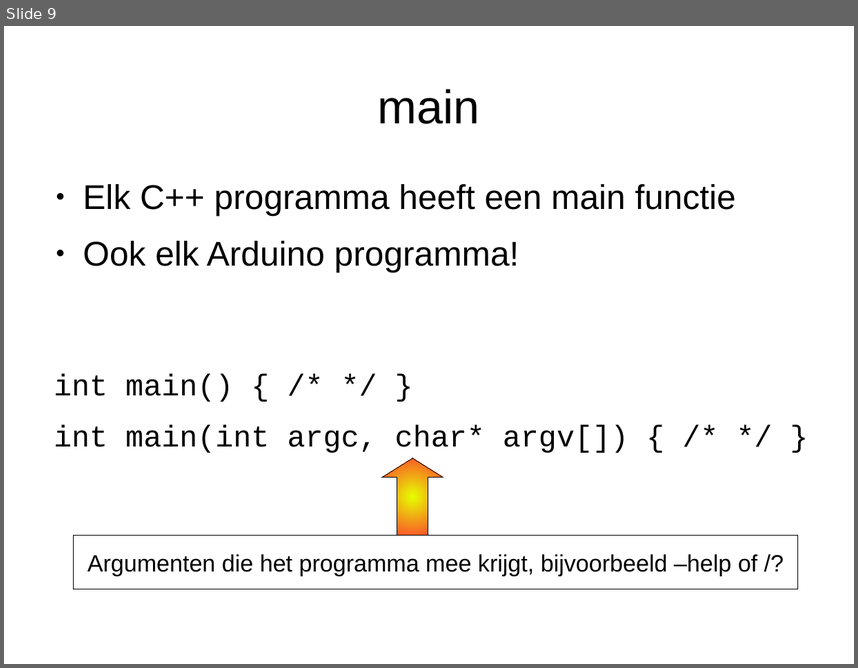
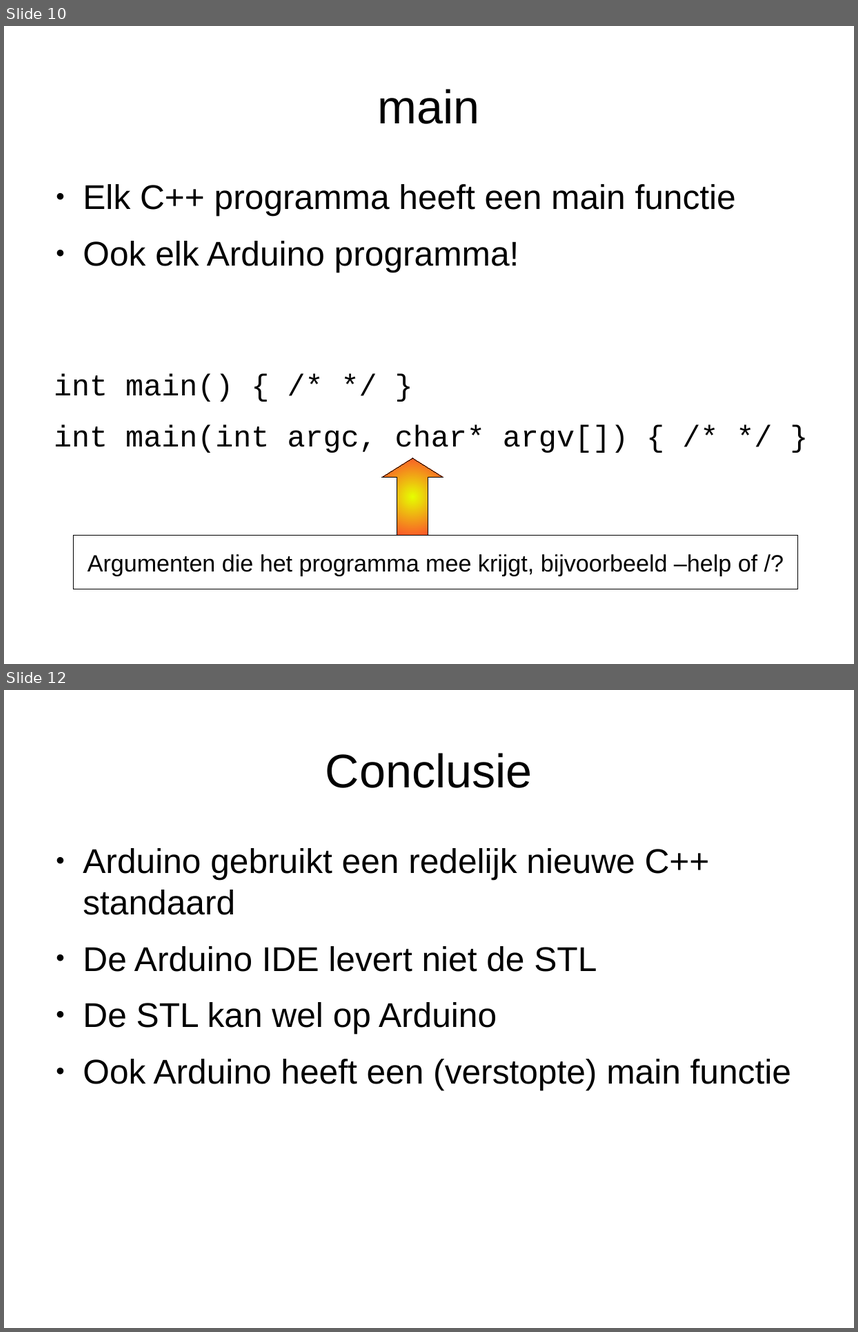
Before and after one commit to djog/arduino_cursus, a slide deck: Raw/ArduinoEnCpp.odp. Shown one above the other, each under a label of ours: slide 9 before the commit, slides 10 and 12 after it; the slides between them are not shown. The pictures are 858x668 and 858x1332 pixels, drawn with LibreOffice and Linux fonts; fonts in the diff are those of the drawing. Boxes give left, top, right and bottom in pixels: in the first picture for what was removed or moved away, otherwise in the second. Text is boxed around its words. In the diff, an @@ line names an element or a change of style, - is before the commit and + after.

Commit message:
Toegevoegd: Arduino en C++

```diff
--- a/Raw/ArduinoEnCpp.odp
+++ b/Raw/ArduinoEnCpp.odp
@@ slide 12 added at (4,690,854,1328), background #FFFFFF @@
@@ title added at (326,753,533,788), 44 pt, text #000000 @@
+Conclusie
@@ text added at (83,848,791,1090), 32 pt, text #000000 @@
+● Arduino gebruikt een redelijk nieuwe C++ standaard
+● De Arduino IDE levert niet de STL
+● De STL kan wel op Arduino
+● Ook Arduino heeft een (verstopte) main functie
@@ what was slide 9 is now slide 10 @@
```
Also in this commit, not shown: 1 slide changed, 2 other slides added, 1 slide removed, 2 other files.
